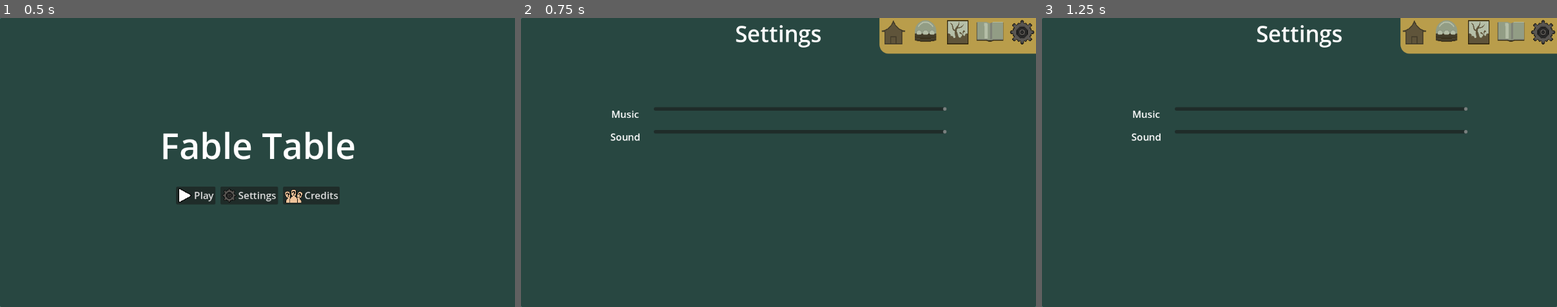
Above: before the commit, frames 1-3 (left to right).
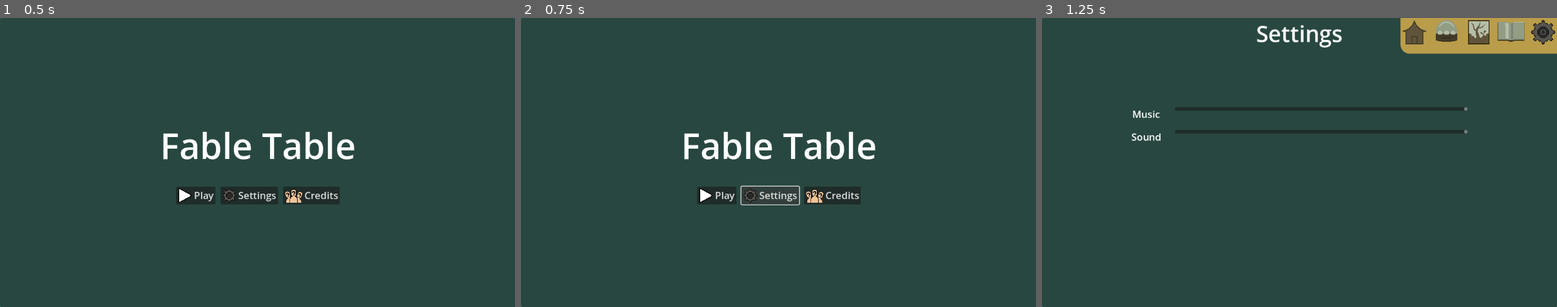
Above: after the commit, the same moments.

Repository: FrostyEmby/cafe-dot-secret-ingredient
Game: Godot game, scene res://scenes/main_menu.tscn
The game is run twice, just before and just after one commit, with the same random seed, the same clock (stepped at 60 frames per second) and the same inputs. Sound files missing from this copy of the repository are replaced by a short silence.
Inputs:
- Up to frame 1 (0.5 s): no input
- Up to frame 2 (0.75 s): click "Settings" at 0.5 s
- Up to frame 3 (1.25 s): no input

Frame 1 is identical in both runs. In frame 2, 8.4% of the frame differs, in the area x 17-100%, y 0-100%; in frame 3, nothing differs.

Commit message:
Add sfx to menu and bestiary

Diff:
--- a/scenes/bestiary.tscn
+++ b/scenes/bestiary.tscn
@@ -12,6 +12,11 @@
 [ext_resource type="PackedScene" uid="uid://b085dkuk7uq8r" path="res://scenes/mini_menu.tscn" id="11_aig2i"]
 [ext_resource type="Texture2D" uid="uid://jsqxydg5pski" path="res://art/icons/forward-smal-hover.png" id="11_bfiq4"]
 [ext_resource type="Texture2D" uid="uid://blyiy4kc543nl" path="res://art/final props/FlipRightspritesheet.png" id="11_eapyg"]
+[ext_resource type="AudioStream" uid="uid://bsrsk2yub3n28" path="res://sound/sound effects/Flip 1.wav" id="13_bfiq4"]
+[ext_resource type="AudioStream" uid="uid://cvdiap1n6su4t" path="res://sound/sound effects/Flip 2.wav" id="14_viudg"]
+[ext_resource type="AudioStream" uid="uid://dohxroyto5wee" path="res://sound/sound effects/Flip 3.wav" id="15_q1xbv"]
+[ext_resource type="AudioStream" uid="uid://nuv064xgu4fm" path="res://sound/sound effects/Flip 4.wav" id="16_7tv8b"]
+[ext_resource type="AudioStream" uid="uid://cj17fetxh7y5g" path="res://sound/sound effects/Flip 5.wav" id="17_g005f"]
 
 [sub_resource type="LabelSettings" id="LabelSettings_eq67u"]
 font_size = 30
@@ -647,6 +652,27 @@
 
 [node name="Music" type="AudioStreamPlayer" parent="."]
 autoplay = true
+
+[node name="Flip 1" type="AudioStreamPlayer" parent="."]
+stream = ExtResource("13_bfiq4")
+volume_db = -10.0
+bus = &"SFX"
+
+[node name="Flip 2" type="AudioStreamPlayer" parent="."]
+stream = ExtResource("14_viudg")
+bus = &"SFX"
+
+[node name="Flip 3" type="AudioStreamPlayer" parent="."]
+stream = ExtResource("15_q1xbv")
+bus = &"SFX"
+
+[node name="Flip 4" type="AudioStreamPlayer" parent="."]
+stream = ExtResource("16_7tv8b")
+bus = &"SFX"
+
+[node name="Flip 5" type="AudioStreamPlayer" parent="."]
+stream = ExtResource("17_g005f")
+bus = &"SFX"
 
 [connection signal="pressed" from="Left Page/Prev Page" to="." method="_on_prev_page_pressed"]
 [connection signal="pressed" from="Right Page/Next Page" to="." method="_on_next_page_pressed"]
--- a/scenes/main_menu.tscn
+++ b/scenes/main_menu.tscn
@@ -7,6 +7,7 @@
 [ext_resource type="PackedScene" uid="uid://b085dkuk7uq8r" path="res://scenes/mini_menu.tscn" id="5_8ln24"]
 [ext_resource type="Texture2D" uid="uid://b6mh3wjq2rely" path="res://art/icons/who.png" id="5_oa1go"]
 [ext_resource type="AudioStream" uid="uid://ct3ff1chu1rmr" path="res://sound/music/Calm entry.wav" id="6_rtw2f"]
+[ext_resource type="AudioStream" uid="uid://blvokbg44omm3" path="res://sound/sound effects/Accept.wav" id="8_tbmy8"]
 
 [sub_resource type="LabelSettings" id="LabelSettings_fu7sn"]
 font_size = 80
@@ -94,6 +95,9 @@
 autoplay = true
 mix_target = 1
 
+[node name="Press" type="AudioStreamPlayer" parent="."]
+stream = ExtResource("8_tbmy8")
+
 [connection signal="pressed" from="PanelContainer/VBoxContainer/HBoxContainer/Play" to="." method="_on_play_pressed"]
 [connection signal="pressed" from="PanelContainer/VBoxContainer/HBoxContainer/Settings" to="." method="_on_settings_pressed"]
 [connection signal="pressed" from="PanelContainer/VBoxContainer/HBoxContainer/Credits" to="." method="_on_credits_pressed"]
--- a/scripts/bestiary.gd
+++ b/scripts/bestiary.gd
@@ -85,11 +85,26 @@
 		$"Right Page/Terrarium/Label".text = "Terrarium"
 
 
+func _flip_sound():
+	match randi_range(1, 5):
+		1:
+			$"Flip 1".play()
+		2:
+			$"Flip 2".play()
+		3:
+			$"Flip 3".play()
+		4:
+			$"Flip 4".play()
+		5:
+			$"Flip 5".play()
+
+
 func _on_next_page_pressed() -> void:
 	page += 2
 	$"Right Page".visible = false
 	$FlipRight.visible = true
 	$FlipRight.play()
+	_flip_sound()
 
 
 func _on_prev_page_pressed() -> void:
@@ -97,6 +112,7 @@
 	$"Left Page".visible = false
 	$FlipLeft.visible = true
 	$FlipLeft.play()
+	_flip_sound()
 
 
 func _on_egg_gen_timeout() -> void:
--- a/scripts/main_menu.gd
+++ b/scripts/main_menu.gd
@@ -1,16 +1,26 @@
 extends Control
 
+@onready var menu = $"Mini Menu/HBoxContainer"
 
 func _on_play_pressed() -> void:
 	# goes to incubator scene
+	$Press.play()
+	menu.visible = false
+	await $Press.finished
 	get_tree().change_scene_to_file("uid://g28updgkaqym")
 
 
 func _on_settings_pressed() -> void:
+	$Press.play()
+	menu.visible = false
+	await $Press.finished
 	get_tree().change_scene_to_file("uid://bgagifdev40yk")
 
 
 func _on_credits_pressed() -> void:
+	$Press.play()
+	menu.visible = false
+	await $Press.finished
 	get_tree().change_scene_to_file("uid://d2ptf51hotg12")
 
 
Not shown, added: art/final props/Gradient Background.png.import
Not shown, added: art/props/Nest Background.png.import
Not shown, added: art/props/nest1.png.import
Not shown, added: art/props/nest2.png.import
Not shown, added: art/props/nestback.png.import
Not shown: 1 places in scenes/bestiary.tscn that only renumber resources
Not shown: 1 places in scenes/main_menu.tscn that only renumber resources
Not shown, added: sound/music/Terrarium.wav.import
Not shown, added: sound/sound effects/Flip 3.wav.import
Not shown, added: sound/sound effects/Flip 4.wav.import
Not shown, added: sound/sound effects/Flip 5.wav.import
Not shown, changed: sound/sound effects/Flip 2.wav
